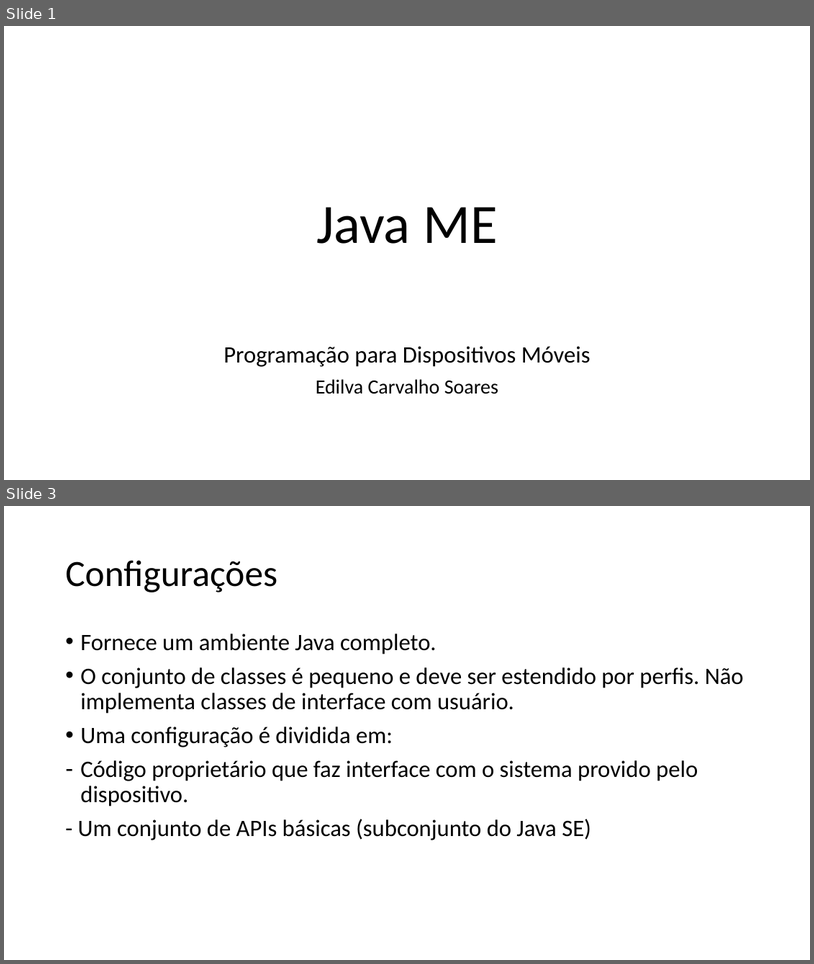
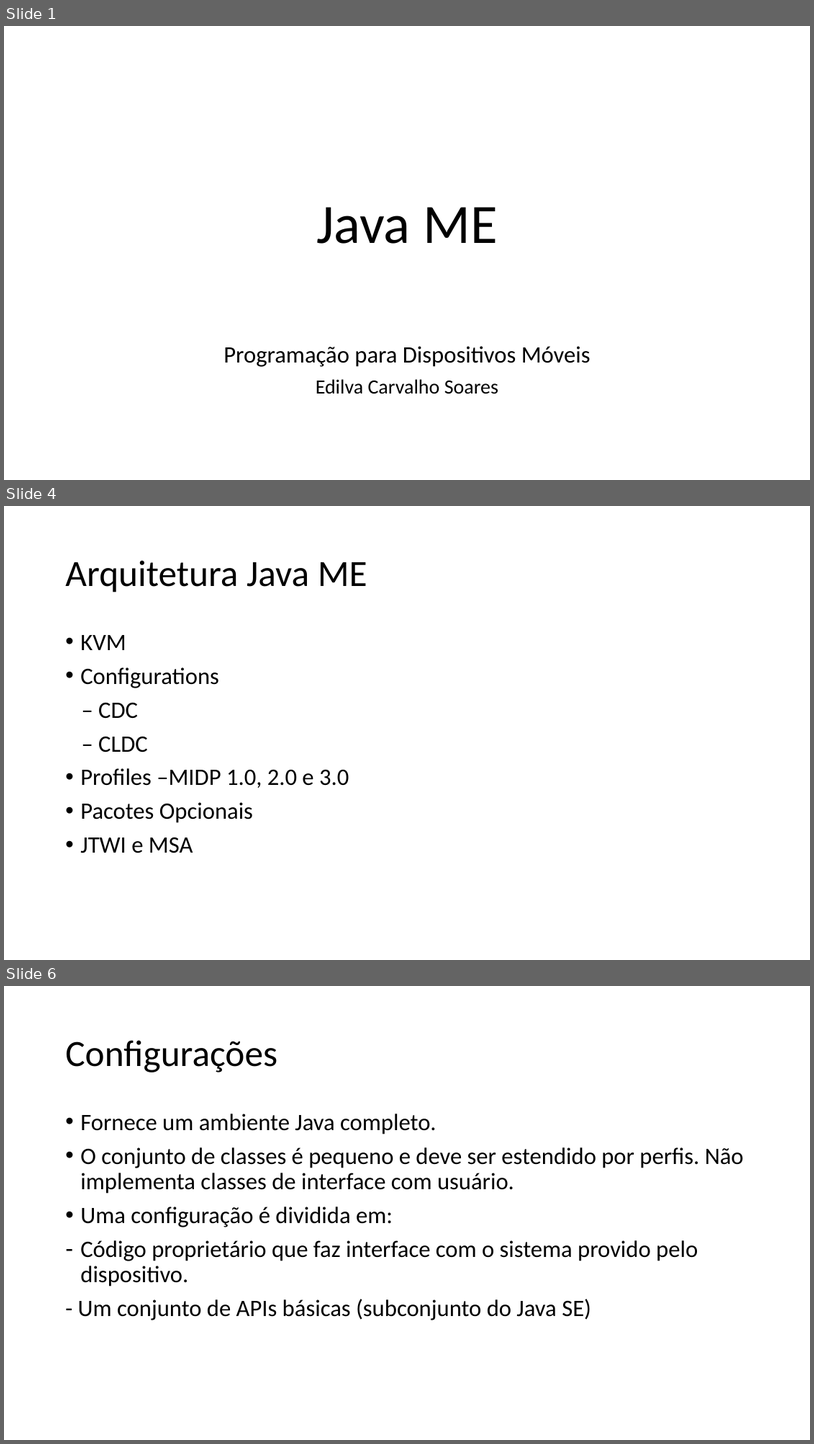
Before and after one commit to EdilvaCarvalho/Primeira-Atividade-PDM, a slide deck: PDM.pptx. Shown one above the other, each under a label of ours: slides 1 and 3 before the commit, slides 1, 4 and 6 after it; the slides between them are not shown. The pictures are 814x964 and 814x1444 pixels, drawn with LibreOffice and Linux fonts; fonts in the diff are those of the drawing. Boxes give left, top, right and bottom in pixels: in the first picture for what was removed or moved away, otherwise in the second. Text is boxed around its words. In the diff, an @@ line names an element or a change of style, - is before the commit and + after.

```diff
--- a/PDM.pptx
+++ b/PDM.pptx
@@ slide 4 added at (4, 506, 810, 960), background #FFFFFF @@
@@ title added at (65, 560, 368, 592), 44 pt, text #000000 @@
+Arquitetura Java ME
@@ text added at (80, 635, 349, 853), 28 pt, text #000000 @@
+• KVM
+• Configurations
+– CDC
+– CLDC
+• Profiles –MIDP 1.0, 2.0 e 3.0
+• Pacotes Opcionais
+• JTWI e MSA
@@ what was slide 3 is now slide 6 @@
```
Also in this commit, not shown: 1 slide changed, 3 other slides added.
